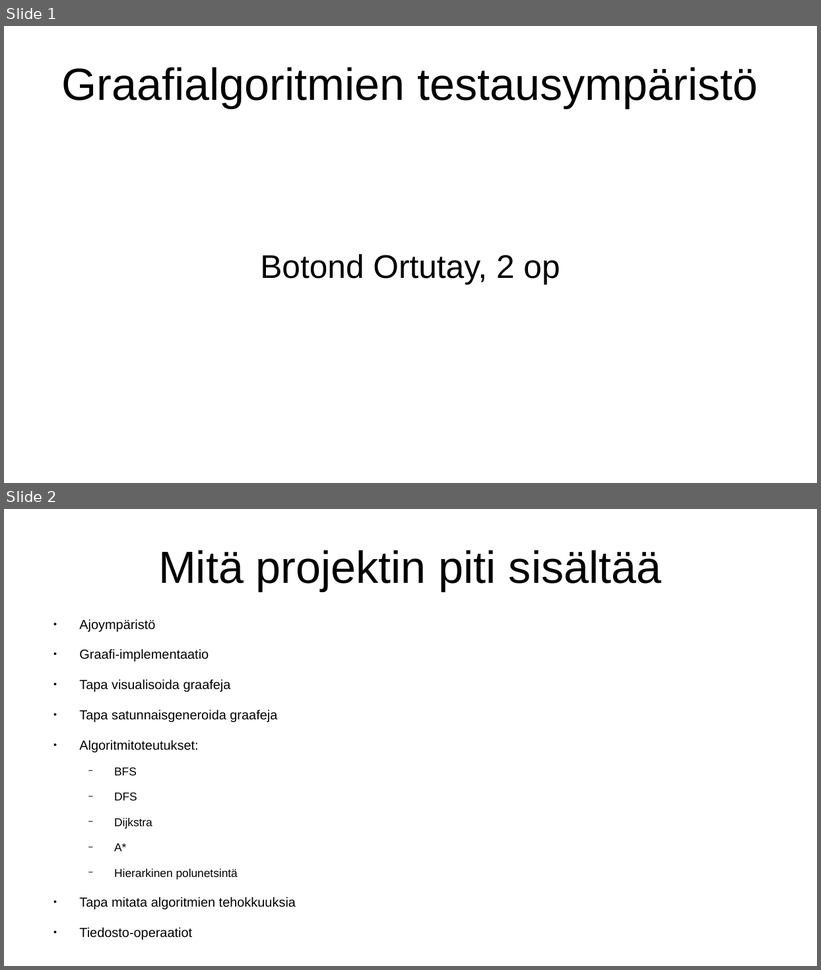
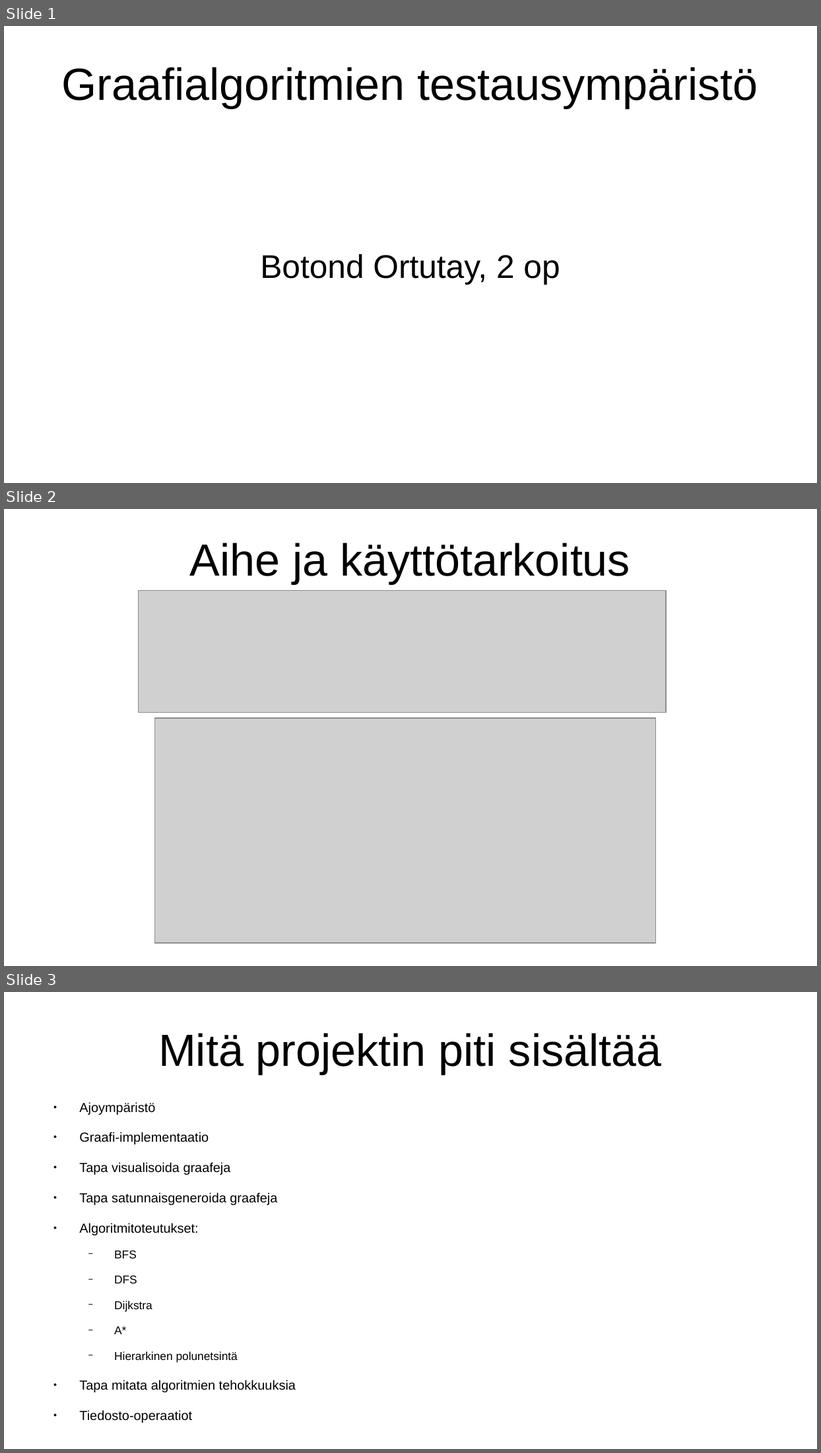
Before and after one commit to gitond/graph_alg_test_env, a slide deck: documents/projektiesitys.odp. Shown one above the other, each under a label of ours: slides 1 and 2 before the commit, slides 1, 2 and 3 after it. The pictures are 821x970 and 821x1453 pixels, drawn with LibreOffice and Linux fonts; fonts in the diff are those of the drawing; grey boxes stand for pictures. Boxes give left, top, right and bottom in pixels: in the first picture for what was removed or moved away, otherwise in the second. Text is boxed around its words. In the diff, an @@ line names an element or a change of style, - is before the commit and + after.

Commit message:
Dia added to presentation

```diff
--- a/documents/projektiesitys.odp
+++ b/documents/projektiesitys.odp
@@ slide 2 added at [4, 509, 817, 966], background #FFFFFF @@
@@ title added at [190, 543, 630, 584], 44 pt, text #000000 @@
+Aihe ja käyttötarkoitus
@@ picture added at [138, 590, 667, 713] @@
@@ picture added at [155, 719, 656, 943] @@
@@ what was slide 2 is now slide 3 @@
```
Also in this commit, not shown: 1 other file.
